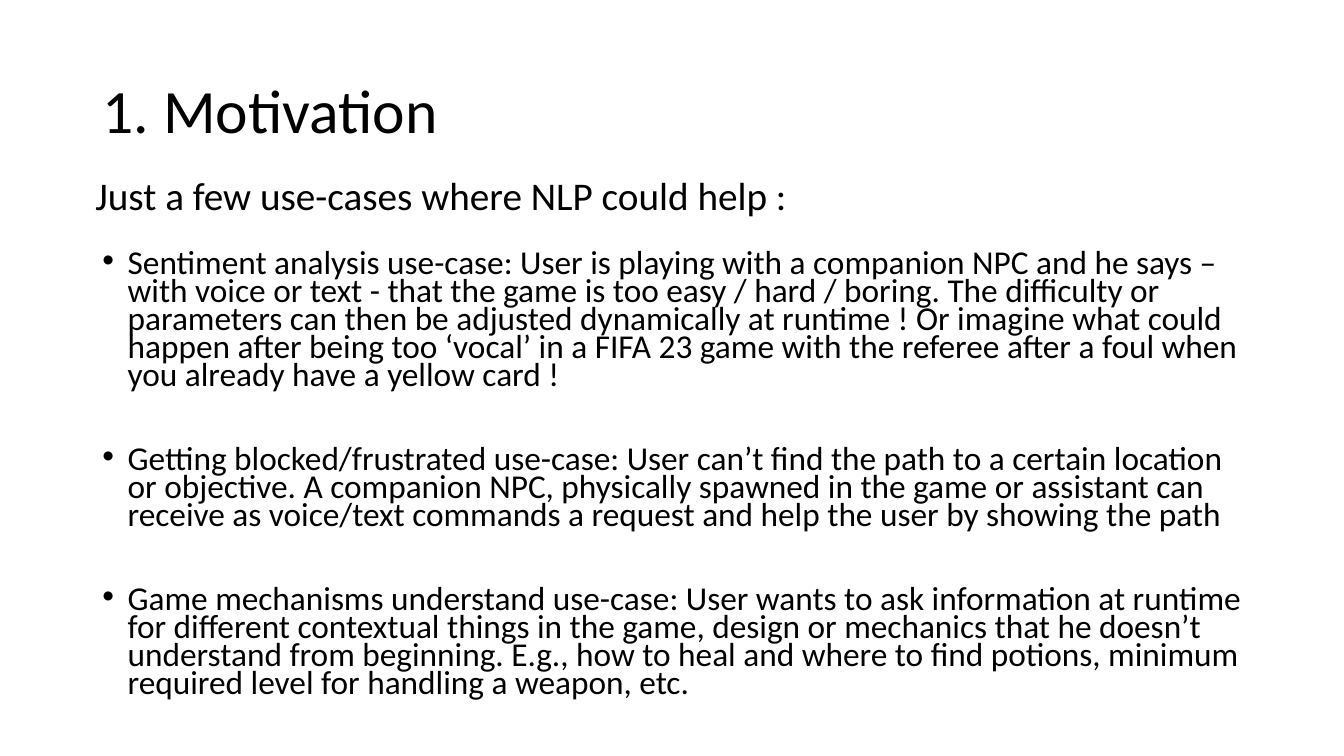
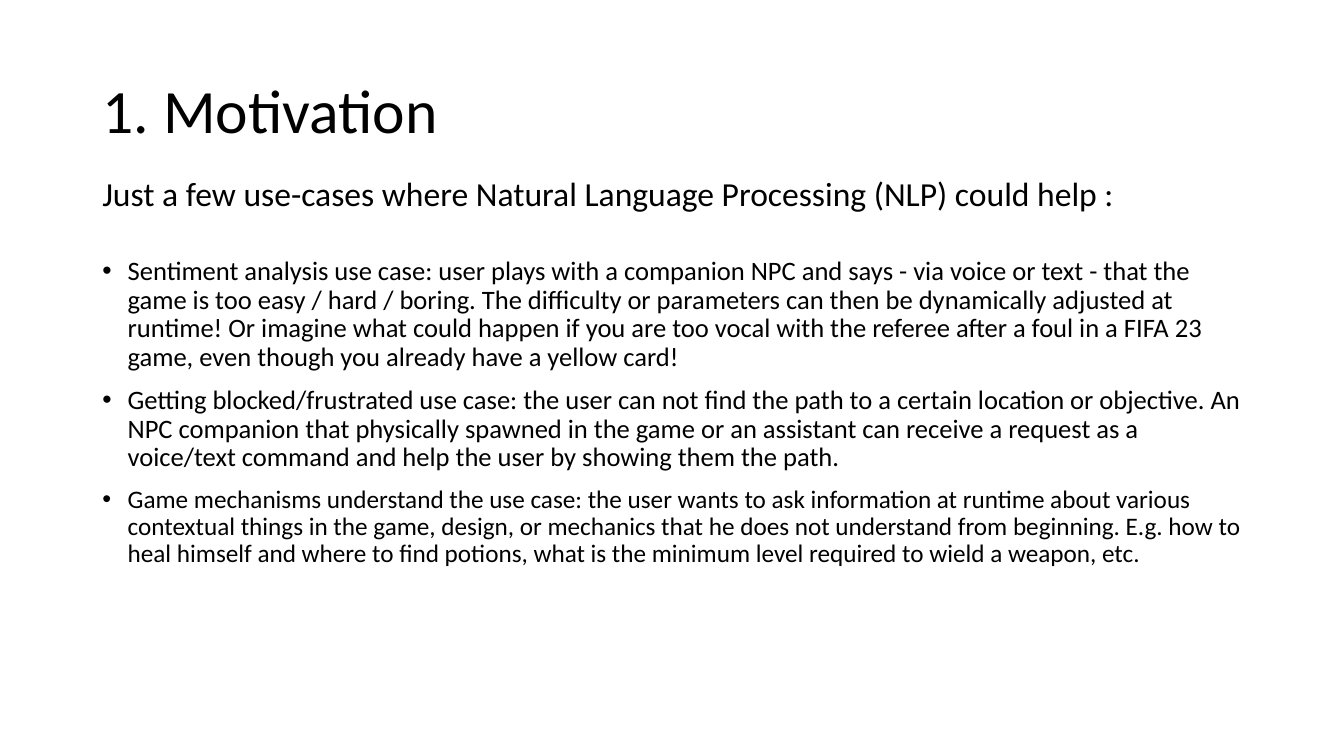
Before and after one commit to AGAPIA/NLPForVideoGames, a slide deck: slide 3 of Presentation/Slides.pptx (slide 2 before the commit). Drawn at 1344x756 pixels with LibreOffice and Linux fonts; fonts in the diff are those of the drawing. Boxes give left, top, right and bottom in pixels: in the first picture for what was removed or moved away, otherwise in the second. Text is boxed around its words. In the diff, an @@ line names an element or a change of style, - is before the commit and + after.

Commit message:
Update slides

```diff
--- a/Presentation/Slides.pptx
+++ b/Presentation/Slides.pptx
@@ text at <box>102,181,1097,212</box>: text changed; size 28 to 24 pt @@
-Just a few use-cases where NLP could help :
+Just a few use-cases where Natural Language Processing (NLP) could help :
@@ text at <box>128,261,1240,566</box>: text changed; size 23.8 to 19 pt @@
-• Sentiment analysis use-case: User is playing with a companion NPC and he says – with voice or text - that the game is too easy / hard / boring. The difficulty or parameters can then be adjusted dynamically at runtime ! Or imagine what could happen after being too ‘vocal’ in a FIFA 23 game with the referee after a foul when you already have a yellow card !
-• Getting blocked/frustrated use-case: User can’t find the path to a certain location or objective. A companion NPC, physically spawned in the game or assistant can receive as voice/text commands a request and help the user by showing the path
-• Game mechanisms understand use-case: User wants to ask information at runtime for different contextual things in the game, design or mechanics that he doesn’t understand from beginning. E.g., how to heal and where to find potions, minimum required level for handling a weapon, etc.
+• Sentiment analysis use case: user plays with a companion NPC and says - via voice or text - that the game is too easy / hard / boring. The difficulty or parameters can then be dynamically adjusted at runtime! Or imagine what could happen if you are too vocal with the referee after a foul in a FIFA 23 game, even though you already have a yellow card!
+• Getting blocked/frustrated use case: the user can not find the path to a certain location or objective. An NPC companion that physically spawned in the game or an assistant can receive a request as a voice/text command and help the user by showing them the path.
+• Game mechanisms understand the use case: the user wants to ask information at runtime about various contextual things in the game, design, or mechanics that he does not understand from beginning. E.g. how to heal himself and where to find potions, what is the minimum level required to wield a weapon, etc.
```
Also in this commit, not shown: 12 other slides changed, 2 slides added.
